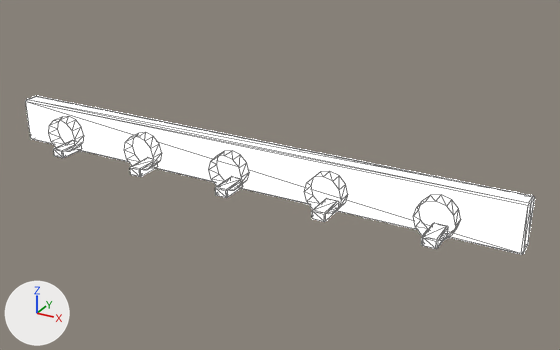
Two versions of the glTF model assets/models/hardware/cable_manager_1u.glb, one commit apart.
Rendered twice from a 50 mm lens placed at (0.324, -0.512, 0.257), pointed at (0.035, 0.012, -0.006). Lighting does not change. The marker at lower left points along +X, +Y and +Z. The picture after the commit comes second. Mesh edges are drawn as thin lines. Vertices at exactly the same position are counted once.

Names of what the first picture shows: 'cable_manager_1u'.
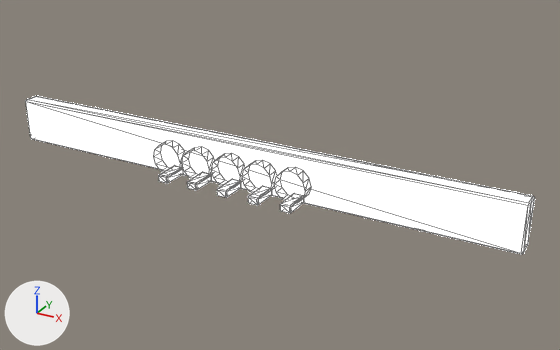
The change, as a list of edits to the scene's bpy script:
```text
Change me_cable_manager_1u:
    used by ob_cable_manager_1u; location = (0.0, 0.0, 0.0)
    remove me_cable_manager_1u.from_pydata(...)  # 264 vertices, 384 faces; spans x -0.241..0.241, y -0.025..0.016, z -0.021..0.021
    add me_cable_manager_1u.from_pydata(...)  # 264 vertices, 384 faces; spans x -0.241..0.241, y -0.024..0.016, z -0.021..0.021
    me_cable_manager_1u part 1: the loose piece of 24 vertices spanning x -0.195..-0.163, y -0.018..-0.006, z -0.016..0.016 is scaled about its middle by (0.875, 0.833, 0.875), then moved by (0.119, 0.0, 0.0)
    me_cable_manager_1u part 2: the loose piece of 24 vertices spanning x -0.106..-0.074, y -0.018..-0.006, z -0.016..0.016 is scaled about its middle by (0.875, 0.833, 0.875), then moved by (0.06, 0.0, 0.0)
    me_cable_manager_1u part 3: the loose piece of 24 vertices spanning x -0.185..-0.173, y -0.025..0.001, z -0.019..-0.011 is scaled about its middle by (0.814, 0.919, 0.853), then moved by (0.119, 0.0, -0.001)
    me_cable_manager_1u part 4: the loose piece of 24 vertices spanning x -0.016..0.016, y -0.018..-0.006, z -0.016..0.016 is scaled about its middle by (0.875, 0.833, 0.875)
    me_cable_manager_1u part 5: the loose piece of 24 vertices spanning x -0.096..-0.084, y -0.025..0.001, z -0.019..-0.011 is scaled about its middle by (0.814, 0.919, 0.853), then moved by (0.06, 0.0, -0.001)
    me_cable_manager_1u part 6: the loose piece of 24 vertices spanning x 0.074..0.106, y -0.018..-0.006, z -0.016..0.016 is scaled about its middle by (0.875, 0.833, 0.875), then moved by (-0.06, 0.0, 0.0)
    me_cable_manager_1u part 7: the loose piece of 24 vertices spanning x 0.163..0.195, y -0.018..-0.006, z -0.016..0.016 is scaled about its middle by (0.875, 0.833, 0.875), then moved by (-0.119, 0.0, 0.0)
    me_cable_manager_1u part 8: the loose piece of 24 vertices spanning x 0.084..0.096, y -0.025..0.001, z -0.019..-0.011 is scaled about its middle by (0.814, 0.919, 0.853), then moved by (-0.06, 0.0, -0.001)
    me_cable_manager_1u part 9: the loose piece of 24 vertices spanning x 0.173..0.185, y -0.025..0.001, z -0.019..-0.011 is scaled about its middle by (0.814, 0.919, 0.853), then moved by (-0.119, 0.0, -0.001)
    other edits to the shape of me_cable_manager_1u do not show in these pictures
```

Pixel boxes (x1, y1, x2, y2) of what changed, in the pictures (560 x 350 px; the box of a moved part takes in the faces that stretch with it):
part 1 of me_cable_manager_1u, moved or reshaped: before (49, 116, 84, 152); after (154, 141, 185, 174)
part 2 of me_cable_manager_1u, moved or reshaped: before (124, 132, 162, 170); after (182, 147, 215, 181)
part 3 of me_cable_manager_1u, moved or reshaped: before (54, 140, 82, 158); after (159, 166, 183, 183)
part 4 of me_cable_manager_1u, moved or reshaped: before (209, 151, 249, 191); after (211, 153, 245, 188)
part 5 of me_cable_manager_1u, moved or reshaped: before (130, 157, 158, 177); after (187, 172, 212, 190)
part 6 of me_cable_manager_1u, moved or reshaped: before (304, 171, 348, 214); after (242, 160, 277, 196)
part 7 of me_cable_manager_1u, moved or reshaped: before (413, 195, 461, 241); after (274, 167, 311, 203)
part 8 of me_cable_manager_1u, moved or reshaped: before (312, 198, 339, 222); after (248, 186, 272, 205)
part 9 of me_cable_manager_1u, moved or reshaped: before (422, 223, 448, 249); after (280, 193, 304, 213)
